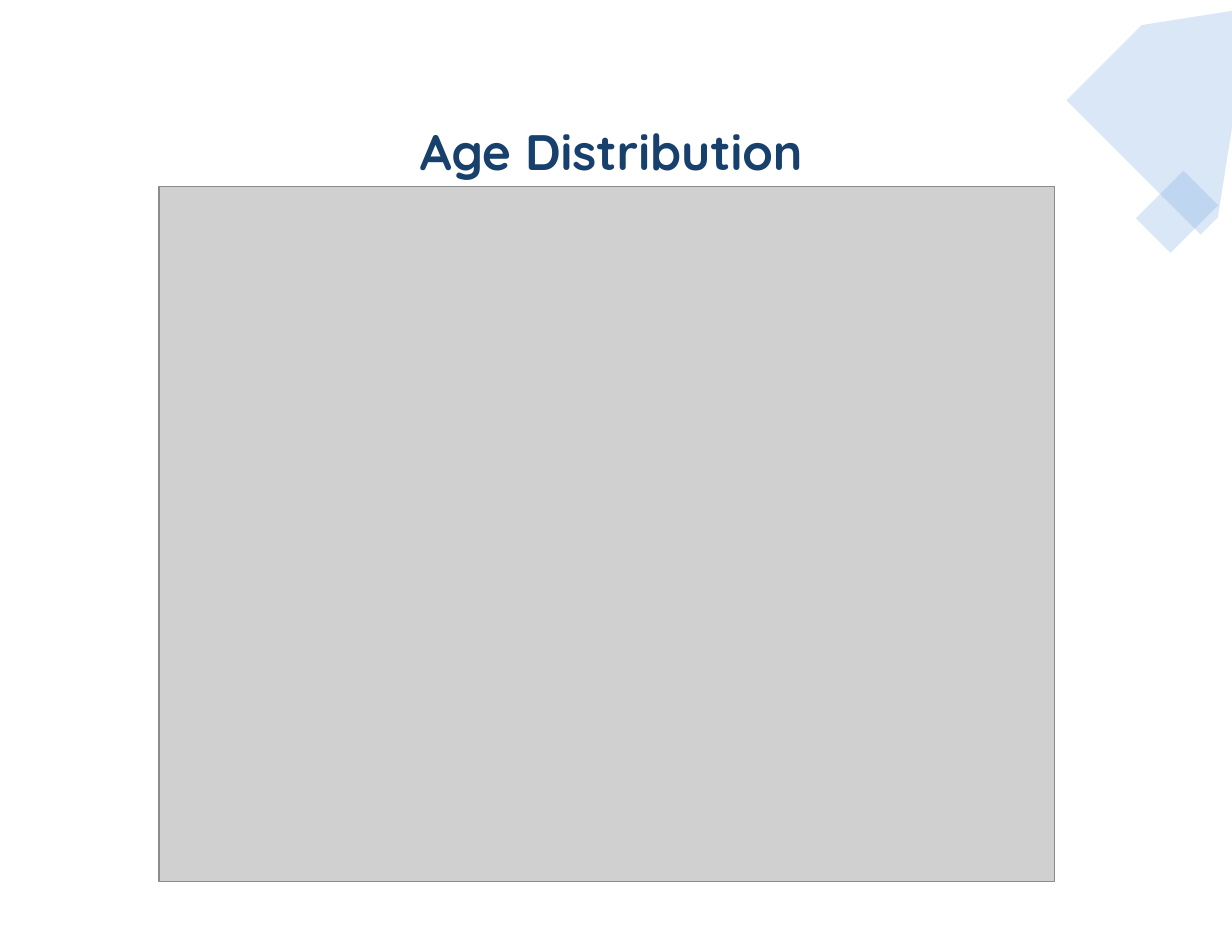
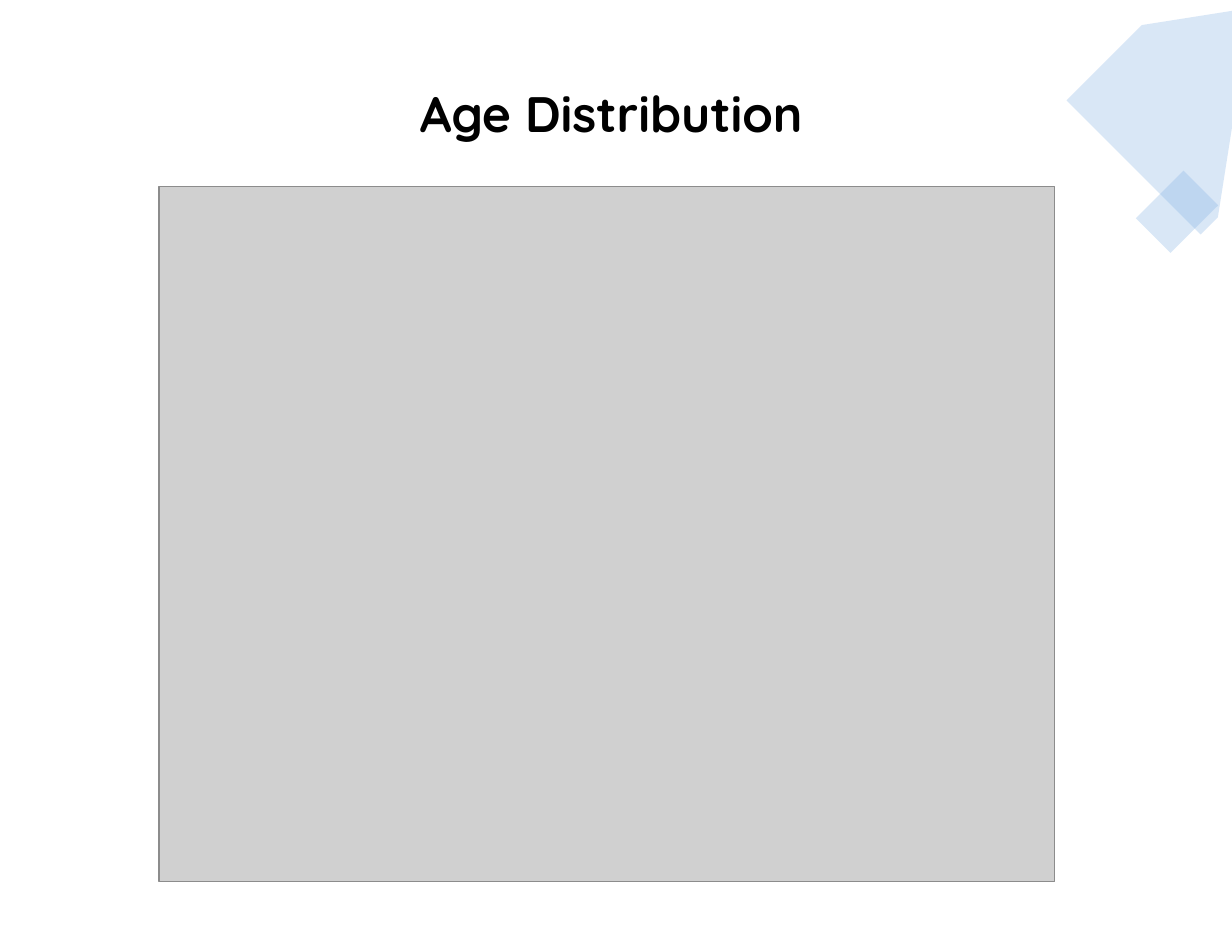
Before and after one commit to jojoalva/Stroke-Project-4, a slide deck: slide 7 of Presentation/Project4_presentation_draft.pptx. Drawn at 1232x952 pixels with LibreOffice and Linux fonts; fonts in the diff are those of the drawing; grey boxes stand for pictures. Boxes give left, top, right and bottom in pixels: in the first picture for what was removed or moved away, otherwise in the second. Text is boxed around its words. In the diff, an @@ line names an element or a change of style, - is before the commit and + after.

Commit message:
added more to the presentation

```diff
--- a/Presentation/Project4_presentation_draft.pptx
+++ b/Presentation/Project4_presentation_draft.pptx
@@ text "Age Distribution": place and size @@
-text "Age Distribution" at box(420, 133, 803, 180)
+text "Age Distribution" at box(420, 95, 803, 142)
@@ text "Age Distribution" at box(420, 95, 803, 142): text colour #17406D to #000000 @@
```
Also in this commit, not shown: 5 other slides changed, 9 slides added, 3 slides removed, 1 other file.
